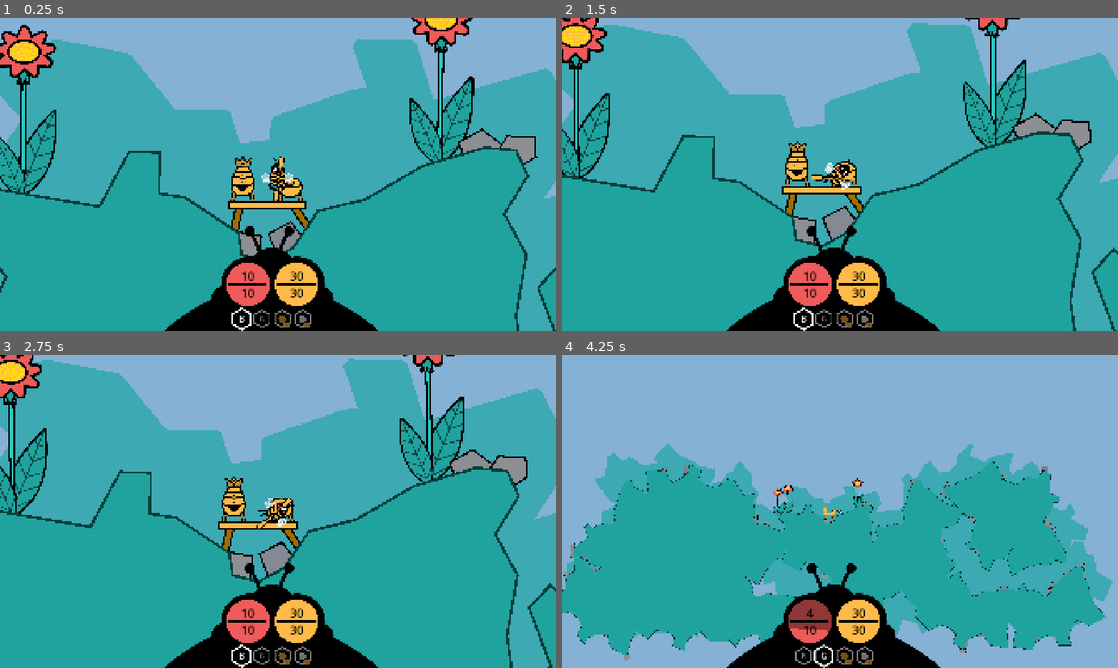
Above: before the commit, frames 1-4 (two rows, left to right).
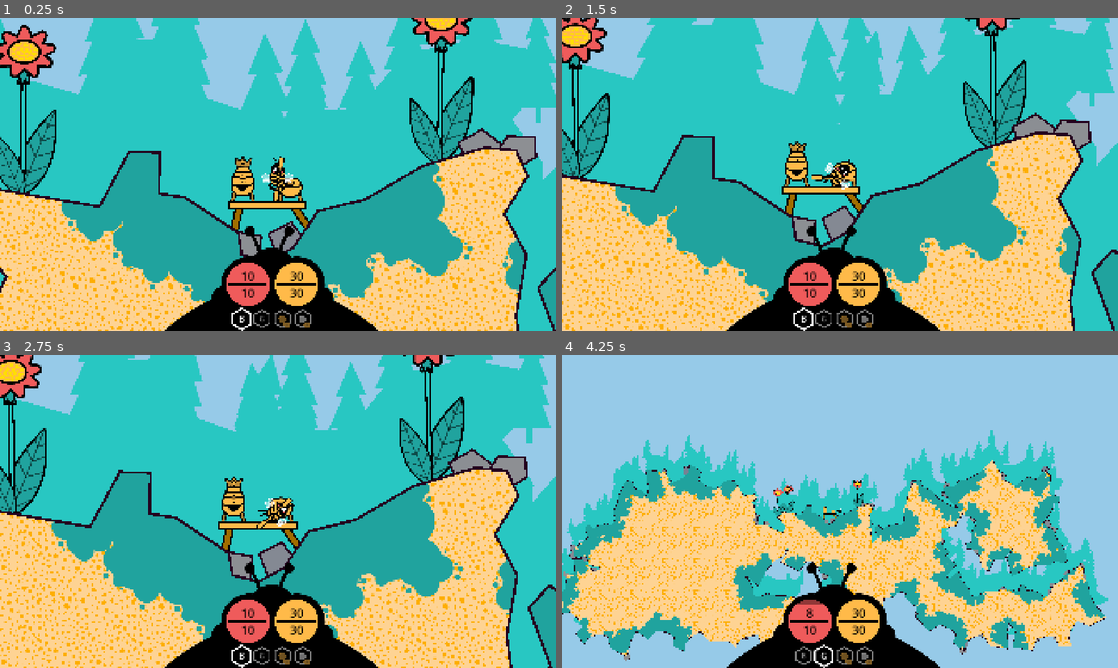
Above: after the commit, the same moments.

Repository: anttihaavikko/slumgum-waggle-dance
Game: Godot game, scene res://Scenes/main.tscn
The game is run twice, just before and just after one commit, with the same random seed, the same clock (stepped at 60 frames per second) and the same inputs.
Inputs (mouse positions are in pixels of both pictures, inside the frame that each line leads up to):
- Up to frame 1 (0.25 s): no input
- Up to frame 2 (1.5 s): tap Enter at 0.5 s; move the mouse to (962, 158) at 0.52 s; hold D (right) 0.53-1.28 s; right-click (962, 158) at 0.6 s; move the mouse to (728, 190) at 1.27 s; hold S (brake) from 1.28 s (still down); click (728, 190) at 1.35 s
- Up to frame 3 (2.75 s): move the mouse to (333, 442) at 2.02 s; release S (brake) at 2.03 s; hold D (right) from 2.03 s (still down); tap 1 (slot_1) at 2.1 s
- Up to frame 4 (4.25 s): move the mouse to (812, 574) at 2.77 s; release D (right) at 2.78 s; hold W (accelerate) 2.78-3.53 s; tap 2 (slot_2) at 2.85 s; move the mouse to (1006, 558) at 3.52 s; hold A (left) from 3.53 s (still down); tap Z at 3.6 s

The runs differ from the first frame. In frame 1, 71% of the frame differs, in the area x 0-100%, y 0-100%; in frame 2, 72%; in frame 3, 72%; in frame 4, 85%.

Commit message:
Add island decorations

Diff:
--- /dev/null
+++ b/Scenes/grass_patch.tscn
@@ -0,0 +1,13 @@
+[gd_scene format=3 uid="uid://bmxypsjcdsvhk"]
+
+[ext_resource type="Texture2D" uid="uid://c63q1tps7lmi8" path="res://Sprites/patch.png" id="1_we272"]
+
+[node name="Grass Patch" type="Sprite2D" unique_id=1680130274]
+self_modulate = Color(0.1254902, 0.6392157, 0.61960787, 1)
+scale = Vector2(2.4882033, 2.4882033)
+texture = ExtResource("1_we272")
+
+[node name="Sprite2D" type="Sprite2D" parent="." unique_id=932326411]
+visible = false
+self_modulate = Color(0.1254902, 0.6392157, 0.61960787, 1)
+texture = ExtResource("1_we272")
--- a/Scenes/main.tscn
+++ b/Scenes/main.tscn
@@ -44,7 +44,10 @@
 [ext_resource type="Texture2D" uid="uid://chh1wri5fn6i8" path="res://Sprites/icon-key.png" id="34_r33sp"]
 [ext_resource type="Texture2D" uid="uid://dqgjqqqc2mqrf" path="res://Sprites/icon-trigger.png" id="35_hdf80"]
 [ext_resource type="Texture2D" uid="uid://bowys0fo5me6x" path="res://Sprites/thumbs.png" id="35_k2e45"]
+[ext_resource type="PackedScene" uid="uid://bmxypsjcdsvhk" path="res://Scenes/grass_patch.tscn" id="35_s8vy0"]
 [ext_resource type="Theme" uid="uid://dcgt6p5ro22q2" path="res://_Starter/Themes/theme.tres" id="36_hdf80"]
+[ext_resource type="Texture2D" uid="uid://d3l1w6wwkt86" path="res://Sprites/dots.png" id="36_jut3y"]
+[ext_resource type="PackedScene" uid="uid://bpt1nog23ndgh" path="res://Scenes/tree.tscn" id="36_v2nl5"]
 [ext_resource type="Script" uid="uid://ci6ov1thpcay3" path="res://Scripts/station_menu.gd" id="38_kqrg6"]
 
 [sub_resource type="Resource" id="Resource_1w6v2"]
@@ -226,11 +229,11 @@
 
 [node name="Sky" type="ColorRect" parent="." unique_id=971220568]
 z_index = -50
-offset_left = -30694.0
-offset_top = -16901.0
-offset_right = 31039.0
-offset_bottom = 19628.0
-color = Color(0.52156866, 0.69411767, 0.8352941, 1)
+offset_left = -32836.0
+offset_top = -15420.0
+offset_right = 28897.0
+offset_bottom = 21109.0
+color = Color(0.58766574, 0.7902795, 0.90929693, 1)
 
 [node name="Platforms" type="Node2D" parent="." unique_id=403826179]
 position = Vector2(751, -309)
@@ -325,7 +328,7 @@
 
 [node name="LiveLimb" type="Line2D" parent="Bee/Body" unique_id=1119725993 node_paths=PackedStringArray("target")]
 position = Vector2(54, 92)
-points = PackedVector2Array(0, 0, 40.360474, 29.513245, 14, 72.000015)
+points = PackedVector2Array(0, 0, 40.95984, 28.675598, 16, 72.00003)
 width = 25.0
 default_color = Color(0, 0, 0, 1)
 joint_mode = 2
@@ -339,7 +342,7 @@
 
 [node name="LiveLimb2" type="Line2D" parent="Bee/Body" unique_id=1358115220 node_paths=PackedStringArray("target")]
 position = Vector2(-69, 88)
-points = PackedVector2Array(0, 0, -33.93622, 36.719635, -3, 76.000046)
+points = PackedVector2Array(0, 0, -32.989502, 37.57251, -1, 76)
 width = 25.0
 default_color = Color(0, 0, 0, 1)
 joint_mode = 2
@@ -352,7 +355,7 @@
 
 [node name="LiveLimb3" type="Line2D" parent="Bee/Body" unique_id=1607490853 node_paths=PackedStringArray("target")]
 position = Vector2(-43, 120)
-points = PackedVector2Array(0, 0, -31.36438, 24.82489, -4, 54.000046)
+points = PackedVector2Array(0, 0, -30.475525, 25.908325, -2, 54.00003)
 width = 20.0
 default_color = Color(0, 0, 0, 1)
 joint_mode = 2
@@ -365,7 +368,7 @@
 
 [node name="LiveLimb4" type="Line2D" parent="Bee/Body" unique_id=2063263471 node_paths=PackedStringArray("target")]
 position = Vector2(35, 118)
-points = PackedVector2Array(0, 0, 32, 24, 8, 56)
+points = PackedVector2Array(0, 0, 32.686768, 23.055939, 10, 56)
 width = 20.0
 default_color = Color(0, 0, 0, 1)
 joint_mode = 2
@@ -516,7 +519,7 @@
 swing_dir = 0.1
 
 [node name="Lander" type="RigidBody2D" parent="Bee" unique_id=168312675]
-position = Vector2(-2, 133)
+position = Vector2(0, 133)
 collision_mask = 9
 contact_monitor = true
 max_contacts_reported = 1
@@ -541,12 +544,13 @@
 position = Vector2(1402, -716)
 target_position = Vector2(0, 10000)
 
-[node name="Island" type="StaticBody2D" parent="." unique_id=1755791000 node_paths=PackedStringArray("shapes", "collider", "poly", "line", "bg", "ray")]
+[node name="Island" type="StaticBody2D" parent="." unique_id=1755791000 node_paths=PackedStringArray("shapes", "collider", "poly", "line", "bg", "ray", "trees")]
 z_index = 10
 position = Vector2(561, 460)
 collision_layer = 9
 script = ExtResource("11_d1ilt")
 shapes = [NodePath("Shape1")]
+patch_prefab = ExtResource("35_s8vy0")
 collider = NodePath("CollisionPolygon2D")
 poly = NodePath("CollisionPolygon2D/Polygon2D")
 line = NodePath("CollisionPolygon2D/Line2D")
@@ -554,13 +558,19 @@
 flower_prefab = ExtResource("30_7k868")
 ray = NodePath("../RayCast2D")
 rock_prefab = ExtResource("9_o1aky")
+tree_prefab = ExtResource("36_v2nl5")
+trees = NodePath("Trees")
+
+[node name="Trees" type="Node2D" parent="Island" unique_id=1112407507]
+modulate = Color(0.15686275, 0.78039217, 0.7607843, 1)
+z_index = -20
+position = Vector2(15, 6)
 
 [node name="Bg" type="Polygon2D" parent="Island" unique_id=935066965]
 z_index = -20
 z_as_relative = false
 position = Vector2(15, 6)
-scale = Vector2(-1, 1)
-color = Color(0.23680058, 0.66427696, 0.70309734, 1)
+color = Color(0.15686275, 0.78039217, 0.7607843, 1)
 offset = Vector2(-12, -1113)
 polygon = PackedVector2Array(318, 2, 600, -417, 1143, -552, 1814, -939, 2519, -1146, 2882, -1116, 3017, -825, 2747, -38 …(339 unchanged characters)…
 
@@ -568,12 +578,23 @@
 polygon = PackedVector2Array(-155, 137, 220, 151, 507, 82, 1150, -106, 1678, 132, 2242, 117, 2474, -234, 2380, -471, 20 …(314 unchanged characters)…
 
 [node name="Polygon2D" type="Polygon2D" parent="Island/CollisionPolygon2D" unique_id=1048176424]
-color = Color(0.1254902, 0.6392157, 0.61960787, 1)
+clip_children = 2
+color = Color(0.99999994, 0.8282562, 0.57890284, 1)
+
+[node name="Pattern" type="TextureRect" parent="Island/CollisionPolygon2D/Polygon2D" unique_id=1380194395]
+self_modulate = Color(0.99389654, 0.6822076, 3.85046e-07, 1)
+offset_left = -30318.0
+offset_top = -12950.0
+offset_right = -4796.9355
+offset_bottom = 1476.6826
+scale = Vector2(2.1822758, 2.1822758)
+texture = ExtResource("36_jut3y")
+stretch_mode = 1
 
 [node name="Line2D" type="Line2D" parent="Island/CollisionPolygon2D" unique_id=1236615283]
 closed = true
 width = 30.0
-default_color = Color(0.027100537, 0.2406399, 0.23231465, 1)
+default_color = Color(0.13725491, 0, 0.11764706, 1)
 
 [node name="Shape1" type="Polygon2D" parent="Island" unique_id=1955531287]
 visible = false
--- /dev/null
+++ b/Scenes/outlined_polygon.tscn
@@ -0,0 +1,16 @@
+[gd_scene format=3 uid="uid://oy4xa5m7pemb"]
+
+[ext_resource type="Script" uid="uid://1yk73b2qyorb" path="res://Scripts/outlined_polygon.gd" id="1_s5u56"]
+
+[node name="OutlinedPolygon" type="Node2D" unique_id=859106240 node_paths=PackedStringArray("poly", "line")]
+script = ExtResource("1_s5u56")
+poly = NodePath("Polygon2D")
+line = NodePath("Line2D")
+
+[node name="Polygon2D" type="Polygon2D" parent="." unique_id=543954787]
+color = Color(0.07289872, 0.4188474, 0.4054934, 1)
+
+[node name="Line2D" type="Line2D" parent="." unique_id=905448920]
+closed = true
+width = 30.0
+default_color = Color(0.33423564, 0.21917433, 9.62615e-08, 1)
--- a/Scenes/rock.tscn
+++ b/Scenes/rock.tscn
@@ -16,8 +16,8 @@
 
 [node name="Line2D" type="Line2D" parent="." unique_id=2068691883]
 closed = true
-width = 20.0
-default_color = Color(0, 0, 0, 1)
+width = 25.0
+default_color = Color(0.13725491, 0, 0.11764706, 1)
 
 [node name="StaticBody2D" type="StaticBody2D" parent="." unique_id=960823535]
 collision_layer = 8
--- /dev/null
+++ b/Scenes/tree.tscn
@@ -0,0 +1,161 @@
+[gd_scene format=3 uid="uid://bpt1nog23ndgh"]
+
+[ext_resource type="Script" uid="uid://ch587gui708gb" path="res://_Starter/Scripts/randomize_anim_speed.gd" id="1_l7sa7"]
+[ext_resource type="Texture2D" uid="uid://jlb1wbiv4bqb" path="res://Sprites/square.png" id="2_l3oha"]
+[ext_resource type="Texture2D" uid="uid://ca1yr2t06u40x" path="res://Sprites/tree.png" id="3_m36md"]
+
+[sub_resource type="Animation" id="Animation_wl4bb"]
+length = 0.001
+tracks/0/type = "value"
+tracks/0/imported = false
+tracks/0/enabled = true
+tracks/0/path = NodePath("../Branches:rotation")
+tracks/0/interp = 1
+tracks/0/loop_wrap = true
+tracks/0/keys = {
+"times": PackedFloat32Array(0),
+"transitions": PackedFloat32Array(1),
+"update": 0,
+"values": [-0.01745329251994329]
+}
+tracks/1/type = "value"
+tracks/1/imported = false
+tracks/1/enabled = true
+tracks/1/path = NodePath("../Branches/Branches2:rotation")
+tracks/1/interp = 1
+tracks/1/loop_wrap = true
+tracks/1/keys = {
+"times": PackedFloat32Array(0),
+"transitions": PackedFloat32Array(1),
+"update": 0,
+"values": [-0.01745329251994329]
+}
+tracks/2/type = "value"
+tracks/2/imported = false
+tracks/2/enabled = true
+tracks/2/path = NodePath("../Branches/Branches2/Branches3:rotation")
+tracks/2/interp = 1
+tracks/2/loop_wrap = true
+tracks/2/keys = {
+"times": PackedFloat32Array(0),
+"transitions": PackedFloat32Array(1),
+"update": 0,
+"values": [-0.01745329251994329]
+}
+tracks/3/type = "value"
+tracks/3/imported = false
+tracks/3/enabled = true
+tracks/3/path = NodePath("../Branches/Branches2/Branches3/Branches4:rotation")
+tracks/3/interp = 1
+tracks/3/loop_wrap = true
+tracks/3/keys = {
+"times": PackedFloat32Array(0),
+"transitions": PackedFloat32Array(1),
+"update": 0,
+"values": [-0.01745329251994329]
+}
+
+[sub_resource type="Animation" id="Animation_1tvlp"]
+resource_name = "tree"
+loop_mode = 2
+tracks/0/type = "value"
+tracks/0/imported = false
+tracks/0/enabled = true
+tracks/0/path = NodePath("../Branches:rotation")
+tracks/0/interp = 2
+tracks/0/loop_wrap = true
+tracks/0/keys = {
+"times": PackedFloat32Array(0, 1),
+"transitions": PackedFloat32Array(1, 1),
+"update": 0,
+"values": [-0.03490658503988659, 0.03490658503988659]
+}
+tracks/1/type = "value"
+tracks/1/imported = false
+tracks/1/enabled = true
+tracks/1/path = NodePath("../Branches/Branches2:rotation")
+tracks/1/interp = 2
+tracks/1/loop_wrap = true
+tracks/1/keys = {
+"times": PackedFloat32Array(0, 1),
+"transitions": PackedFloat32Array(1, 1),
+"update": 0,
+"values": [-0.03490658503988659, 0.03490658503988659]
+}
+tracks/2/type = "value"
+tracks/2/imported = false
+tracks/2/enabled = true
+tracks/2/path = NodePath("../Branches/Branches2/Branches3:rotation")
+tracks/2/interp = 2
+tracks/2/loop_wrap = true
+tracks/2/keys = {
+"times": PackedFloat32Array(0, 1),
+"transitions": PackedFloat32Array(1, 1),
+"update": 0,
+"values": [-0.03490658503988659, 0.03490658503988659]
+}
+tracks/3/type = "value"
+tracks/3/imported = false
+tracks/3/enabled = true
+tracks/3/path = NodePath("../Branches/Branches2/Branches3/Branches4:rotation")
+tracks/3/interp = 2
+tracks/3/loop_wrap = true
+tracks/3/keys = {
+"times": PackedFloat32Array(0, 1),
+"transitions": PackedFloat32Array(1, 1),
+"update": 0,
+"values": [-0.03490658503988659, 0.03490658503988659]
+}
+
+[sub_resource type="AnimationLibrary" id="AnimationLibrary_wl4bb"]
+_data = {
+&"RESET": SubResource("Animation_wl4bb"),
+&"tree": SubResource("Animation_1tvlp")
+}
+
+[node name="Tree" type="Node2D" unique_id=596932785]
+scale = Vector2(3.5, 3.5)
+
+[node name="AnimationPlayer" type="AnimationPlayer" parent="." unique_id=1480484782]
+root_node = NodePath("../Trunk")
+libraries/ = SubResource("AnimationLibrary_wl4bb")
+autoplay = &"tree"
+speed_scale = 2.0
+script = ExtResource("1_l7sa7")
+min_speed = 0.7
+max_speed = 1.7
+
+[node name="Trunk" type="Sprite2D" parent="." unique_id=329324177]
+position = Vector2(-1, -1)
+scale = Vector2(0.23360509, 0.9762678)
+texture = ExtResource("2_l3oha")
+offset = Vector2(5.280729, -18.246424)
+
+[node name="Branches" type="Sprite2D" parent="." unique_id=416815452]
+position = Vector2(-0.85394263, -32.611862)
+rotation = -0.017453292
+scale = Vector2(0.99697715, 1.0000634)
+skew = 0.068641424
+texture = ExtResource("3_m36md")
+offset = Vector2(0.68002367, -95.39817)
+
+[node name="Branches2" type="Sprite2D" parent="Branches" unique_id=1226245417]
+position = Vector2(-0.05702448, -87.88338)
+rotation = -0.017453292
+scale = Vector2(0.88964283, 0.88964283)
+texture = ExtResource("3_m36md")
+offset = Vector2(-5.0082803, -100.35762)
+
+[node name="Branches3" type="Sprite2D" parent="Branches/Branches2" unique_id=1716292303]
+position = Vector2(0.429821, -101.12134)
+rotation = -0.017453292
+scale = Vector2(0.9279345, 0.9279345)
+texture = ExtResource("3_m36md")
+offset = Vector2(-6.579357, -85.149536)
+
+[node name="Branches4" type="Sprite2D" parent="Branches/Branches2/Branches3" unique_id=1704704171]
+position = Vector2(-8.161351, -118.99175)
+rotation = -0.017453292
+scale = Vector2(0.6856978, 0.6856978)
+texture = ExtResource("3_m36md")
+offset = Vector2(1, -92)
--- a/Scripts/island.gd
+++ b/Scripts/island.gd
@@ -1,6 +1,7 @@
 class_name Island extends Node2D
 
 @export var shapes: Array[Polygon2D]
+@export var patch_prefab: PackedScene
 
 @export var collider: CollisionPolygon2D
 @export var poly: Polygon2D
@@ -9,6 +10,8 @@
 @export var flower_prefab: PackedScene
 @export var ray: RayCast2D
 @export var rock_prefab: PackedScene
+@export var tree_prefab: PackedScene
+@export var trees: Node2D
 
 var gap := 5000
 var pieces := 3
@@ -56,6 +59,30 @@
 		rock.global_position = p
 		add_child(rock)
 
+	for i in 75:
+		var grass = patch_prefab.instantiate() as Node2D
+		grass.rotate(PI * 2 * randf())
+		var p = poly.polygon[spots[i + 50]]
+		grass.global_position = p
+		poly.add_child(grass)
+
+	var tree_spots = range(bg.polygon.size())
+	tree_spots.shuffle()
+
+	for i in 200:
+		var p = bg.polygon[tree_spots[i]]
+		if not Geometry2D.is_point_in_polygon(p + Vector2.DOWN * 50, bg.polygon): continue
+		var tree = tree_prefab.instantiate() as Node2D
+		tree.scale *= randf_range(0.8, 1.2)
+		trees.add_child(tree)
+		tree.global_position = bg.to_global(p) + Vector2.UP * randf_range(400, 750)
+		# tree.global_position.x *= -1
+
+func shift(shape: PackedVector2Array, dir: Vector2) -> PackedVector2Array:
+	for p in range(shape.size()):
+		shape[p] += dir
+	return shape
+
 func spawn_flower(pos: float):
 	ray.global_position = Vector2(global_position.x + pos, -5000)
 	ray.force_raycast_update()
--- /dev/null
+++ b/Scripts/outlined_polygon.gd
@@ -0,0 +1,10 @@
+class_name OutlinedPolygon extends Node2D
+
+@export var poly: Polygon2D
+@export var line: Line2D
+
+var polygon: PackedVector2Array:
+	set(val):
+		polygon = val
+		poly.polygon = val
+		line.points = val
Not shown, added: Scripts/outlined_polygon.gd.uid
Binary file added: Sprites/dots.png
Not shown, added: Sprites/dots.png.import
Binary file added: Sprites/patch-outlined.png
Not shown, added: Sprites/patch-outlined.png.import
Binary file added: Sprites/patch.png
Not shown, added: Sprites/patch.png.import
Binary file added: Sprites/square.png
Not shown, added: Sprites/square.png.import
Binary file added: Sprites/tree.png
Not shown, added: Sprites/tree.png.import
Not shown, changed: Misc/art.afdesign
(and 1 more such lines)
